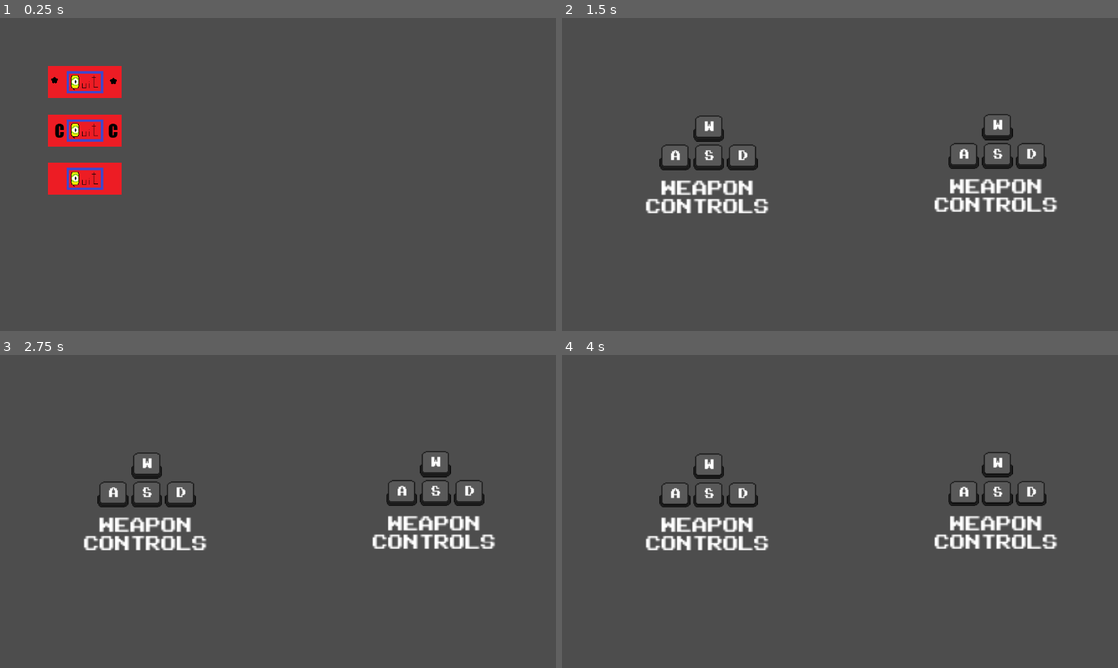
Above: before the commit, frames 1-4 (two rows, left to right).
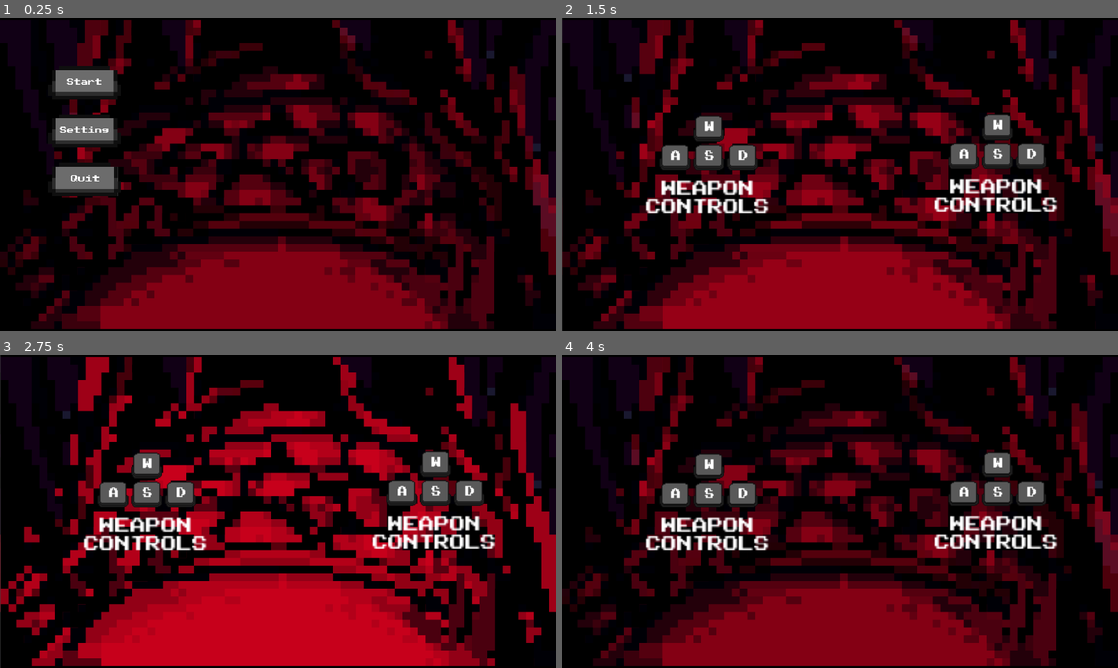
Above: after the commit, the same moments.

Repository: Seblis/They-won-t-survive
Game: Godot game, scene res://levels/menu/main.tscn
Same seed, same stepped clock (60 frames per second), same inputs: the game is played once before the commit and once after it.
Inputs (mouse positions are in pixels of both pictures, inside the frame that each line leads up to; where the layout moved, square brackets give the same spot in the first picture):
- Up to frame 1 (0.25 s): no input
- Up to frame 2 (1.5 s): click (645, 136) [645, 130] at 0.5 s; tap Enter at 1.25 s; hold Right (ui_right) from 1.28 s (still down)
- Up to frame 3 (2.75 s): release Right (ui_right) at 2.03 s; hold Down (ui_down) from 2.03 s (still down)
- Up to frame 4 (4 s): release Down (ui_down) at 2.78 s; hold Right (ui_right) 2.78-3.53 s; tap Space at 3.5 s; hold Up (ui_up) from 3.53 s (still down)

The runs differ from the first frame. In frame 1, 100% of the frame differs, in the area x 0-100%, y 0-100%; in frame 2, 95%; in frame 3, 95%; in frame 4, 96%.

Commit message:
responsive buttons, menu animation
responsive buttons, menu animation

Diff:
--- a/levels/menu/main.tscn
+++ b/levels/menu/main.tscn
@@ -1,39 +1,60 @@
-[gd_scene load_steps=5 format=3 uid="uid://bts4mwr2j36yl"]
+[gd_scene load_steps=9 format=3 uid="uid://bts4mwr2j36yl"]
 
 [ext_resource type="Script" path="res://levels/menu/main.gd" id="1_6ybr0"]
-[ext_resource type="Texture2D" uid="uid://dewnmtx6dvdte" path="res://levels/menu/B_btn.png" id="2_aohrt"]
-[ext_resource type="Texture2D" uid="uid://bm3dm8h4k4sj0" path="res://levels/menu/C_btn.png" id="3_2l7xn"]
-[ext_resource type="Texture2D" uid="uid://c8fuogcbjkuwh" path="res://levels/menu/A_btn.png" id="3_b75om"]
+[ext_resource type="Texture2D" uid="uid://dsonyjxyld4id" path="res://assets/sprites/Background_Start_button_up.png" id="2_ffvse"]
+[ext_resource type="Texture2D" uid="uid://cfv8ixg3sxgau" path="res://assets/sprites/Background_Start_button_down.png" id="3_6skex"]
+[ext_resource type="Texture2D" uid="uid://bq7m35o4ynxwy" path="res://assets/sprites/Background_Setting_button_up.png" id="4_5pph5"]
+[ext_resource type="Texture2D" uid="uid://dsjs3gaalp1ys" path="res://assets/sprites/Background_Setting_button_down.png" id="5_4ev2j"]
+[ext_resource type="Texture2D" uid="uid://bvuf2a7j3qe7m" path="res://assets/sprites/Background_Quit_button_up.png" id="6_63kkq"]
+[ext_resource type="Texture2D" uid="uid://dyipv72adraaj" path="res://assets/sprites/Background_Quit_button_down.png" id="7_txf26"]
+[ext_resource type="PackedScene" uid="uid://csn3g3gspbag2" path="res://levels/menu/menu_animated_background/animated_background.tscn" id="8_cqarn"]
 
 [node name="Main" type="Control"]
 layout_mode = 3
 anchors_preset = 0
 script = ExtResource("1_6ybr0")
 
-[node name="PlayButton" type="TextureButton" parent="."]
+[node name="AnimatedBackground" parent="." instance=ExtResource("8_cqarn")]
+
+[node name="MenuVBox" type="VBoxContainer" parent="."]
+custom_minimum_size = Vector2(152, 400)
 layout_mode = 0
 offset_left = 100.0
 offset_top = 100.0
 offset_right = 252.0
-offset_bottom = 166.0
-texture_normal = ExtResource("2_aohrt")
+offset_bottom = 500.0
+scale = Vector2(0.989568, 1)
 
-[node name="SettingsButton" type="TextureButton" parent="."]
-layout_mode = 0
-offset_left = 100.0
-offset_top = 200.0
-offset_right = 252.0
-offset_bottom = 266.0
-texture_normal = ExtResource("3_2l7xn")
+[node name="PlayButton" type="TextureButton" parent="MenuVBox"]
+custom_minimum_size = Vector2(152, 96)
+layout_mode = 2
+texture_normal = ExtResource("2_ffvse")
+texture_pressed = ExtResource("3_6skex")
+texture_hover = ExtResource("3_6skex")
+ignore_texture_size = true
+stretch_mode = 4
 
-[node name="QuitButton" type="TextureButton" parent="."]
-layout_mode = 0
-offset_left = 100.0
-offset_top = 300.0
-offset_right = 252.0
-offset_bottom = 366.0
-texture_normal = ExtResource("3_b75om")
+[node name="SettingsButton" type="TextureButton" parent="MenuVBox"]
+custom_minimum_size = Vector2(152, 96)
+layout_mode = 2
+size_flags_horizontal = 4
+size_flags_vertical = 4
+size_flags_stretch_ratio = 0.0
+texture_normal = ExtResource("4_5pph5")
+texture_pressed = ExtResource("5_4ev2j")
+texture_hover = ExtResource("5_4ev2j")
+ignore_texture_size = true
+stretch_mode = 4
 
-[connection signal="pressed" from="PlayButton" to="." method="_on_play_btn_pressed"]
-[connection signal="pressed" from="SettingsButton" to="." method="_on_settings_btn_pressed"]
-[connection signal="pressed" from="QuitButton" to="." method="_on_quit_btn_pressed"]
+[node name="QuitButton" type="TextureButton" parent="MenuVBox"]
+custom_minimum_size = Vector2(152, 96)
+layout_mode = 2
+texture_normal = ExtResource("6_63kkq")
+texture_pressed = ExtResource("7_txf26")
+texture_hover = ExtResource("7_txf26")
+ignore_texture_size = true
+stretch_mode = 4
+
+[connection signal="pressed" from="MenuVBox/PlayButton" to="." method="_on_play_btn_pressed"]
+[connection signal="pressed" from="MenuVBox/SettingsButton" to="." method="_on_settings_btn_pressed"]
+[connection signal="pressed" from="MenuVBox/QuitButton" to="." method="_on_quit_btn_pressed"]
--- /dev/null
+++ b/levels/menu/menu_animated_background/animated_background.gd
@@ -0,0 +1,11 @@
+extends Node
+
+
+# Called when the node enters the scene tree for the first time.
+func _ready():
+	pass # Replace with function body.
+
+
+# Called every frame. 'delta' is the elapsed time since the previous frame.
+func _process(delta):
+	pass
--- /dev/null
+++ b/levels/menu/menu_animated_background/animated_background.tscn
@@ -0,0 +1,54 @@
+[gd_scene load_steps=5 format=3 uid="uid://csn3g3gspbag2"]
+
+[ext_resource type="Texture2D" uid="uid://bjpmosmcr0uls" path="res://assets/sprites/Background_Lobby_background_sprites.png" id="1_uupk2"]
+
+[sub_resource type="Animation" id="Animation_gmels"]
+resource_name = "background_animation"
+length = 3.0
+loop_mode = 1
+tracks/0/type = "value"
+tracks/0/imported = false
+tracks/0/enabled = true
+tracks/0/path = NodePath("Sprite2D:frame")
+tracks/0/interp = 1
+tracks/0/loop_wrap = true
+tracks/0/keys = {
+"times": PackedFloat32Array(0, 0.8, 1.2, 1.7, 2.2, 2.6),
+"transitions": PackedFloat32Array(1, 1, 1, 1, 1, 1),
+"update": 1,
+"values": [0, 1, 2, 3, 4, 5]
+}
+
+[sub_resource type="Animation" id="Animation_t4owk"]
+length = 0.001
+tracks/0/type = "value"
+tracks/0/imported = false
+tracks/0/enabled = true
+tracks/0/path = NodePath("Sprite2D:frame")
+tracks/0/interp = 1
+tracks/0/loop_wrap = true
+tracks/0/keys = {
+"times": PackedFloat32Array(0),
+"transitions": PackedFloat32Array(1),
+"update": 1,
+"values": [0]
+}
+
+[sub_resource type="AnimationLibrary" id="AnimationLibrary_4v0hr"]
+_data = {
+"RESET": SubResource("Animation_t4owk"),
+"background_animation": SubResource("Animation_gmels")
+}
+
+[node name="AnimatedBackground" type="Node2D"]
+
+[node name="Sprite2D" type="Sprite2D" parent="."]
+texture = ExtResource("1_uupk2")
+centered = false
+hframes = 7
+
+[node name="AnimationPlayer" type="AnimationPlayer" parent="."]
+libraries = {
+"": SubResource("AnimationLibrary_4v0hr")
+}
+autoplay = "background_animation"
--- a/levels/settings/settings_scene.tscn
+++ b/levels/settings/settings_scene.tscn
@@ -6,6 +6,7 @@
 [ext_resource type="Texture2D" uid="uid://bl4brjtfyfbbu" path="res://assets/sprites/W-Key.png" id="4_xwo6p"]
 [ext_resource type="Texture2D" uid="uid://txsk734imtqf" path="res://assets/sprites/D-Key.png" id="5_dee12"]
 [ext_resource type="FontFile" uid="uid://dj731tie8fq6k" path="res://assets/fonts/PublicPixel-z84yD.ttf" id="6_65flj"]
+[ext_resource type="PackedScene" uid="uid://csn3g3gspbag2" path="res://levels/menu/menu_animated_background/animated_background.tscn" id="7_1ig3c"]
 
 [node name="SettingsScene" type="Control"]
 layout_mode = 3
@@ -14,6 +15,8 @@
 anchor_bottom = 1.0
 grow_horizontal = 2
 grow_vertical = 2
+
+[node name="AnimatedBackground" parent="." instance=ExtResource("7_1ig3c")]
 
 [node name="WeaponControls" type="VBoxContainer" parent="."]
 layout_mode = 0
Binary file added: assets/sprites/Background_Lobby_background_sprites.png
Not shown, added: assets/sprites/Background_Lobby_background_sprites.png.import
Binary file added: assets/sprites/Background_Quit_button_down.png
Not shown, changed: assets/sprites/Background_Quit_button_down.png.import
Binary file added: assets/sprites/Background_Quit_button_up.png
Not shown, added: assets/sprites/Background_Quit_button_up.png.import
Binary file added: assets/sprites/Background_Setting_button_down.png
Not shown, added: assets/sprites/Background_Setting_button_down.png.import
Binary file added: assets/sprites/Background_Setting_button_up.png
Not shown, added: assets/sprites/Background_Setting_button_up.png.import
Binary file added: assets/sprites/Background_Start_button_down.png
Not shown, changed: assets/sprites/Background_Start_button_down.png.import
(and 8 more such lines)
